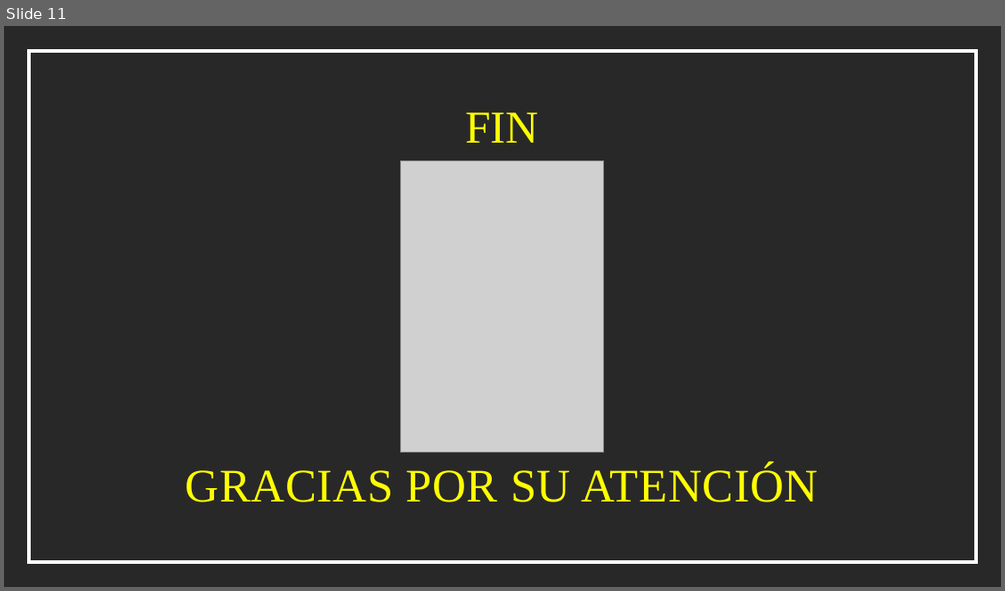
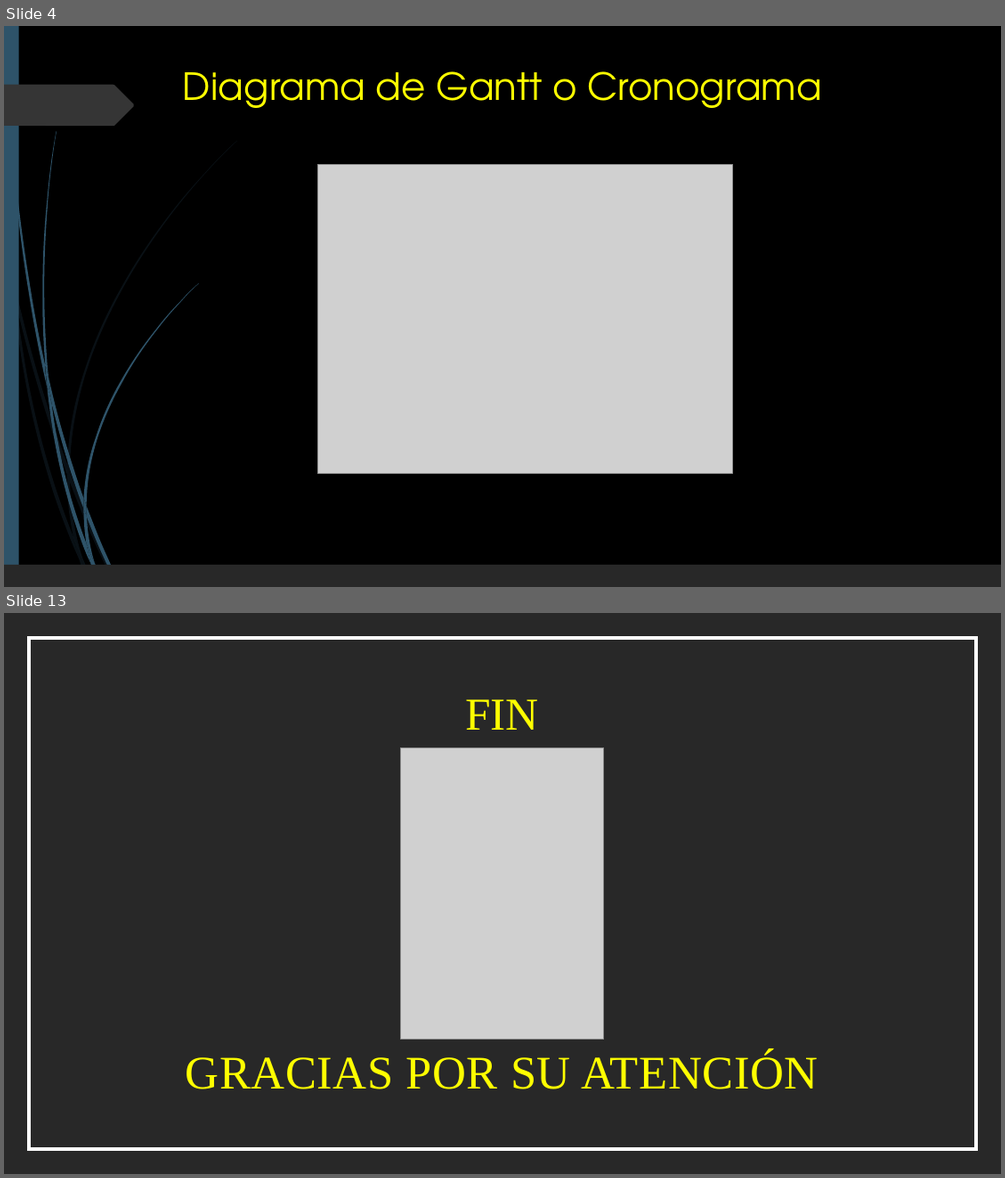
Before and after one commit to JavierRamiro8/Temple-Body, a slide deck: Documentacion/TEMPLE BODY.pptx. Shown one above the other, each under a label of ours: slide 11 before the commit, slides 4 and 13 after it; the slides between them are not shown. The pictures are 1005x591 and 1005x1178 pixels, drawn with LibreOffice and Linux fonts; fonts in the diff are those of the drawing; grey boxes stand for pictures. Boxes give left, top, right and bottom in pixels: in the first picture for what was removed or moved away, otherwise in the second. Text is boxed around its words. In the diff, an @@ line names an element or a change of style, - is before the commit and + after.

```diff
--- a/Documentacion/TEMPLE BODY.pptx
+++ b/Documentacion/TEMPLE BODY.pptx
@@ slide 4 added at (4, 26, 1001, 587), background #000000 @@
@@ rectangle added at (4, 26, 19, 587), fill #2E5369 @@
@@ title added at (183, 71, 822, 108), 36 pt, text #FFFF00 @@
+Diagrama de Gantt o Cronograma
@@ freeform shape added at (4, 85, 134, 126), fill #353535 @@
@@ picture added at (318, 164, 733, 473) @@
@@ group added at (4, 141, 237, 587): 10 freeform shapes @@
@@ group added at (7, 26, 198, 587): 12 freeform shapes @@
@@ rectangle added at (4, 564, 1001, 587), fill #282828 @@
@@ what was slide 11 is now slide 13 @@
```
Also in this commit, not shown: 9 slides changed, 1 other slide added, 1 other file.
